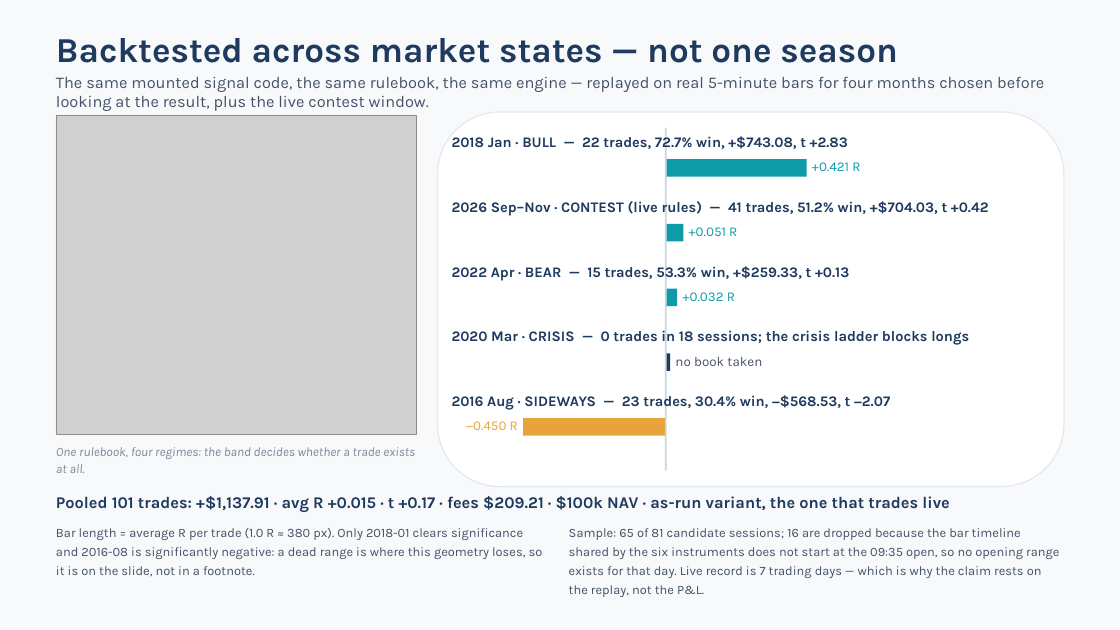
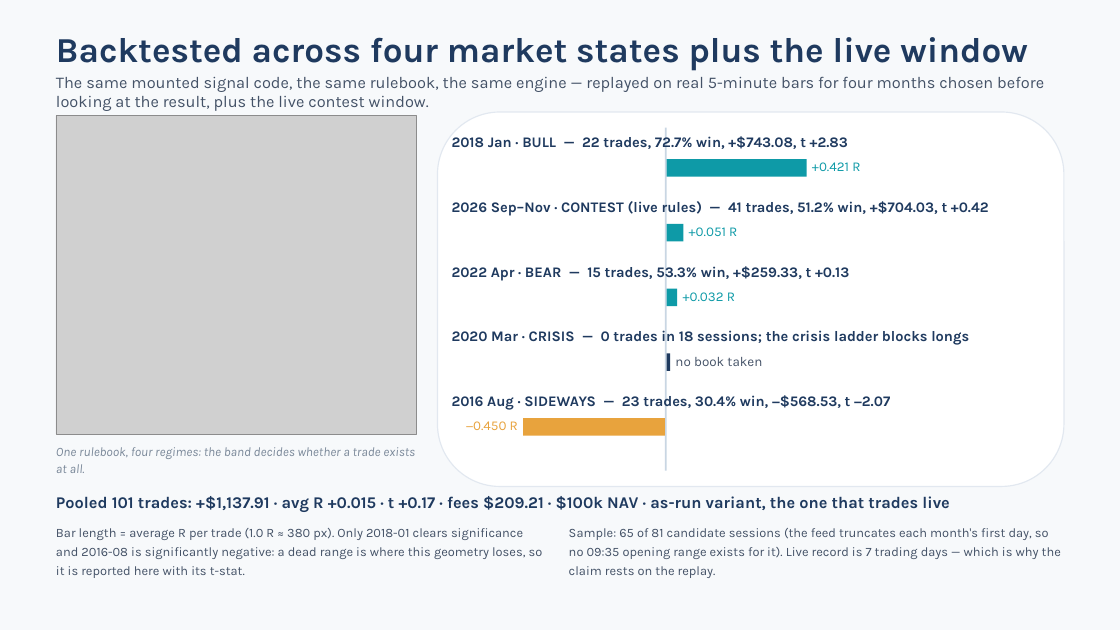
Before and after one commit to lzblue/qoder-trend-desk, a slide deck: slide 6 of qoder-trend-desk-submission.pptx. Drawn at 1120x630 pixels with LibreOffice and Linux fonts; fonts in the diff are those of the drawing; grey boxes stand for pictures. Boxes give left, top, right and bottom in pixels: in the first picture for what was removed or moved away, otherwise in the second. Text is boxed around its words. In the diff, an @@ line names an element or a change of style, - is before the commit and + after.

```diff
--- a/qoder-trend-desk-submission.pptx
+++ b/qoder-trend-desk-submission.pptx
@@ text at bbox=[56, 37, 1028, 71]: text changed @@
-Backtested across market states — not one season
+Backtested across four market states plus the live window
@@ text at bbox=[56, 528, 543, 578]: text changed @@
-Bar length = average R per trade (1.0 R ≈ 380 px). Only 2018-01 clears significance and 2016-08 is significantly negative: a dead range is where this geometry loses, so it is on the slide, not in a footnote.
+Bar length = average R per trade (1.0 R ≈ 380 px). Only 2018-01 clears significance and 2016-08 is significantly negative: a dead range is where this geometry loses, so it is reported here with its t-stat.
@@ text at bbox=[569, 528, 1061, 578]: text changed @@
-Sample: 65 of 81 candidate sessions; 16 are dropped because the bar timeline shared by the six instruments does not start at the 09:35 open, so no opening range exists for that day. Live record is 7 trading days — which is why the claim rests on the replay, not the P&L.
+Sample: 65 of 81 candidate sessions (the feed truncates each month's first day, so no 09:35 opening range exists for it). Live record is 7 trading days — which is why the claim rests on the replay.
```
Also in this commit, not shown: 7 other slides changed, 4 other files.
